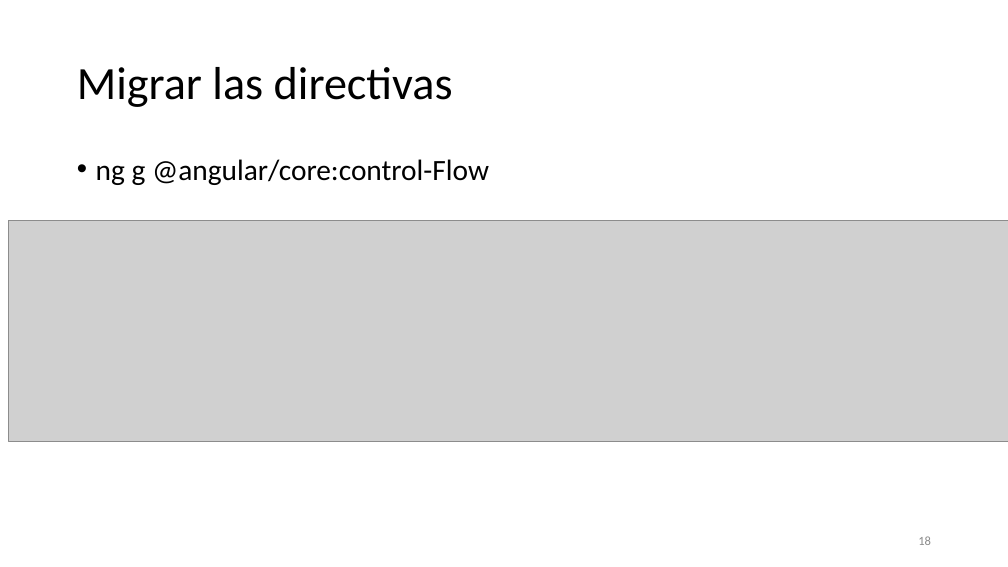
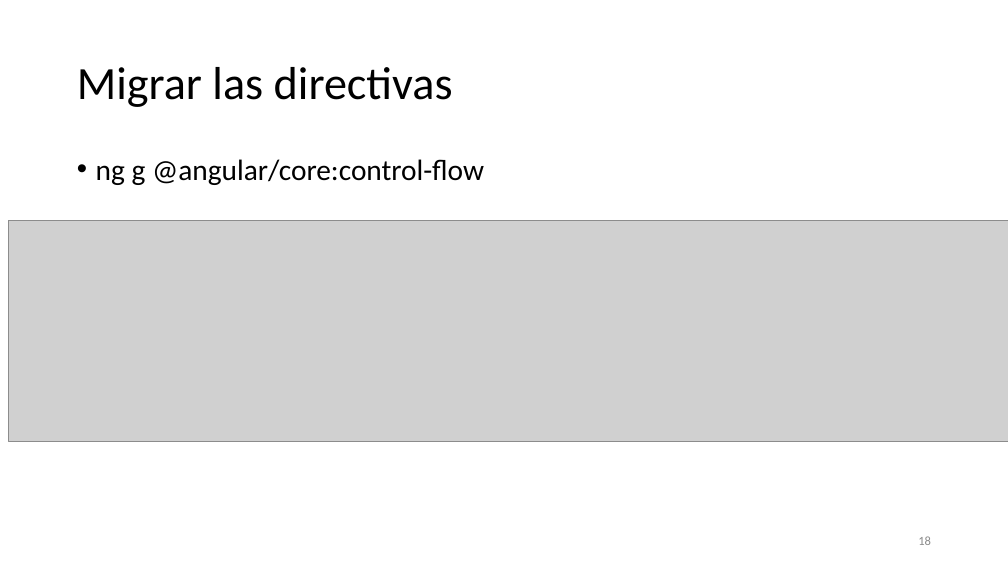
Before and after one commit to karemgithub/Curso-ProgramacionWeb, a slide deck: slide 18 of Clase15_Migración_Angular17/Módulo 4.8_Migración_Angular17.pptx. Drawn at 1008x567 pixels with LibreOffice and Linux fonts; fonts in the diff are those of the drawing; grey boxes stand for pictures. Boxes give left, top, right and bottom in pixels: in the first picture for what was removed or moved away, otherwise in the second. Text is boxed around its words. In the diff, an @@ line names an element or a change of style, - is before the commit and + after.

Commit message:
Agregar clase 15

```diff
--- a/Clase15_Migración_Angular17/Módulo 4.8_Migración_Angular17.pptx
+++ b/Clase15_Migración_Angular17/Módulo 4.8_Migración_Angular17.pptx
@@ text at box(96, 159, 484, 185): text changed @@
-• ng g @angular/core:control-Flow
+• ng g @angular/core:control-flow
```
